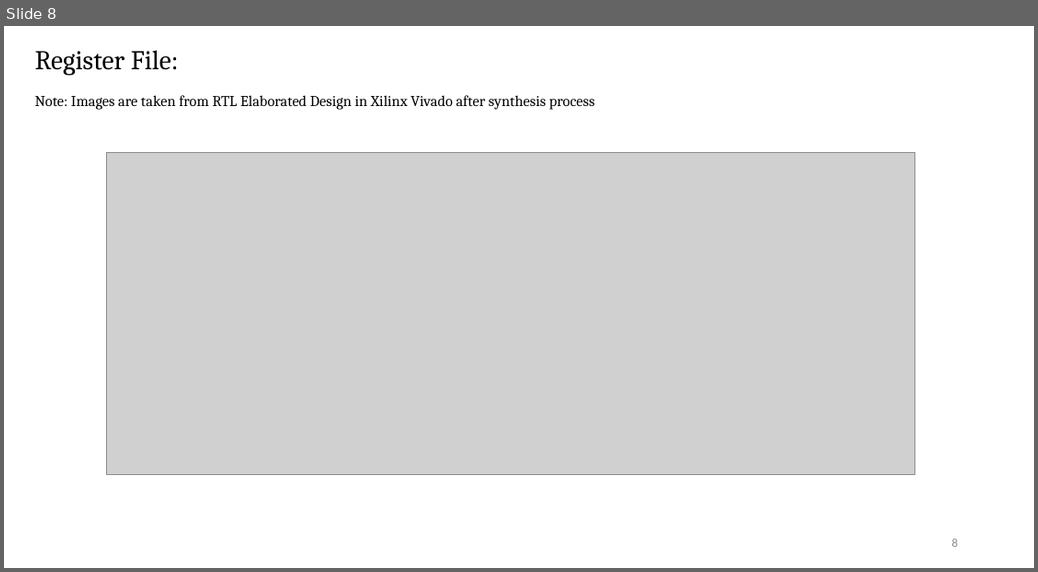
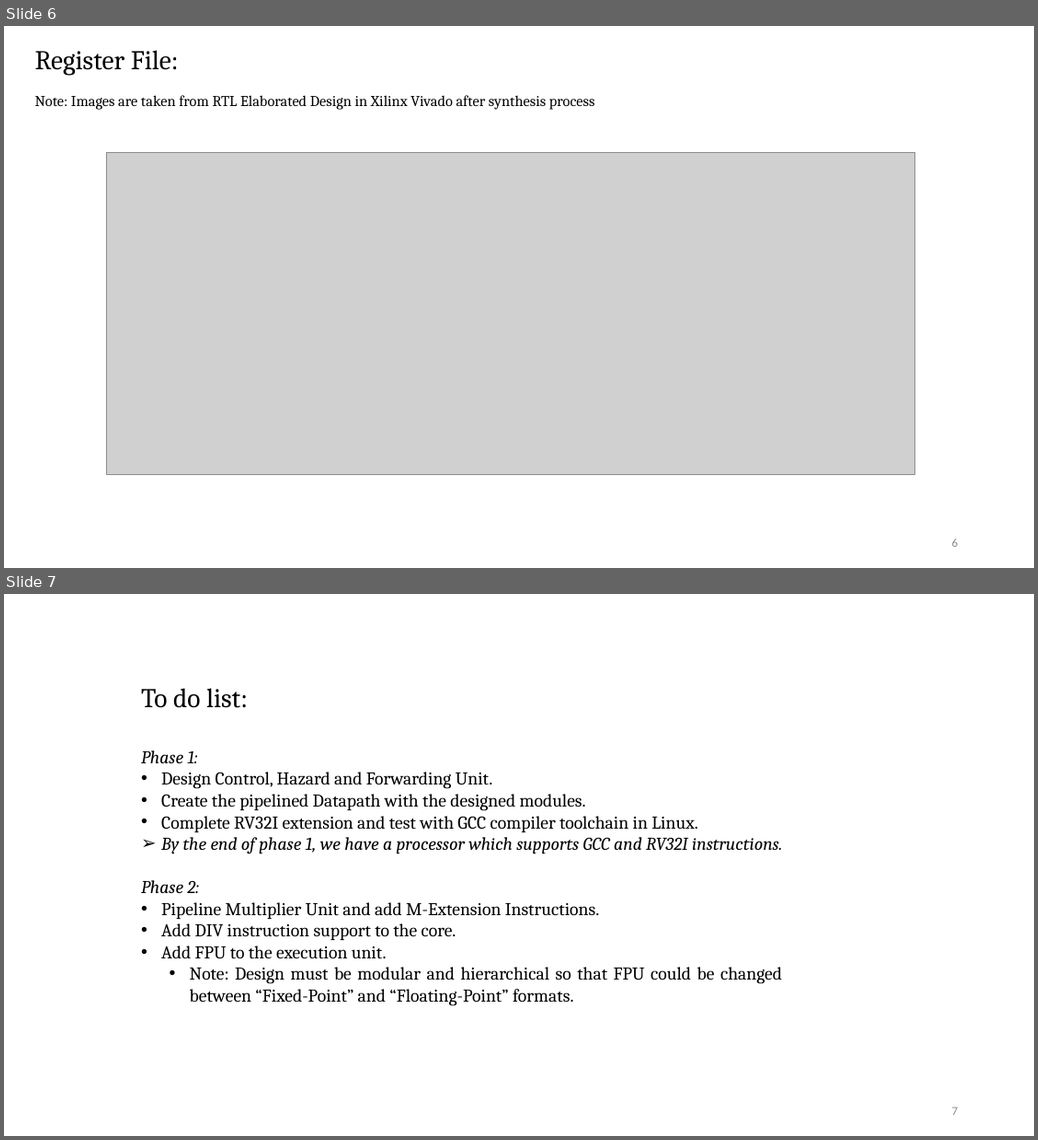
Before and after one commit to phoeniX-Digital-Design/phoeniX, a slide deck: Documents/RV32 CPU Design - August 13th.pptx. Shown one above the other, each under a label of ours: slide 8 before the commit, slides 6 and 7 after it. The pictures are 1038x572 and 1038x1140 pixels, drawn with LibreOffice and Linux fonts; fonts in the diff are those of the drawing; grey boxes stand for pictures. Boxes give left, top, right and bottom in pixels: in the first picture for what was removed or moved away, otherwise in the second. Text is boxed around its words. In the diff, an @@ line names an element or a change of style, - is before the commit and + after.

```diff
--- a/Documents/RV32 CPU Design - August 13th.pptx
+++ b/Documents/RV32 CPU Design - August 13th.pptx
@@ slide 7 added at bbox=[4, 594, 1034, 1136], background #FFFFFF @@
@@ text added at bbox=[141, 688, 782, 1006], 24 pt, text #000000 @@
+To do list:
+Phase 1:
+• Design Control, Hazard and Forwarding Unit.
+• Create the pipelined Datapath with the designed modules.
+• Complete RV32I extension and test with GCC compiler toolchain in Linux.
+➢ By the end of phase 1, we have a processor which supports GCC and RV32I instructions.
+Phase 2:
+• Pipeline Multiplier Unit and add M-Extension Instructions.
+• Add DIV instruction support to the core.
+• Add FPU to the execution unit.
+  • Note: Design must be modular and hierarchical so that FPU could be changed
+    between “Fixed-Point” and “Floating-Point” formats.
@@ page number added at bbox=[953, 1106, 959, 1115], 16 pt, text #8C8C8C @@
+7
@@ what was slide 8 is now slide 6 @@
@@ page number at bbox=[953, 538, 959, 547]: text changed @@
-8
+6
```
Also in this commit, not shown: 2 slides changed, 2 slides removed, 1 other file.
